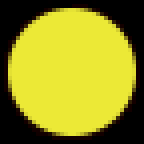
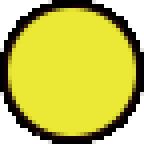
Layer changes from the first (144, 144) image to the second:
removed layer "Слой 3" over [0, 0, 144, 144]
